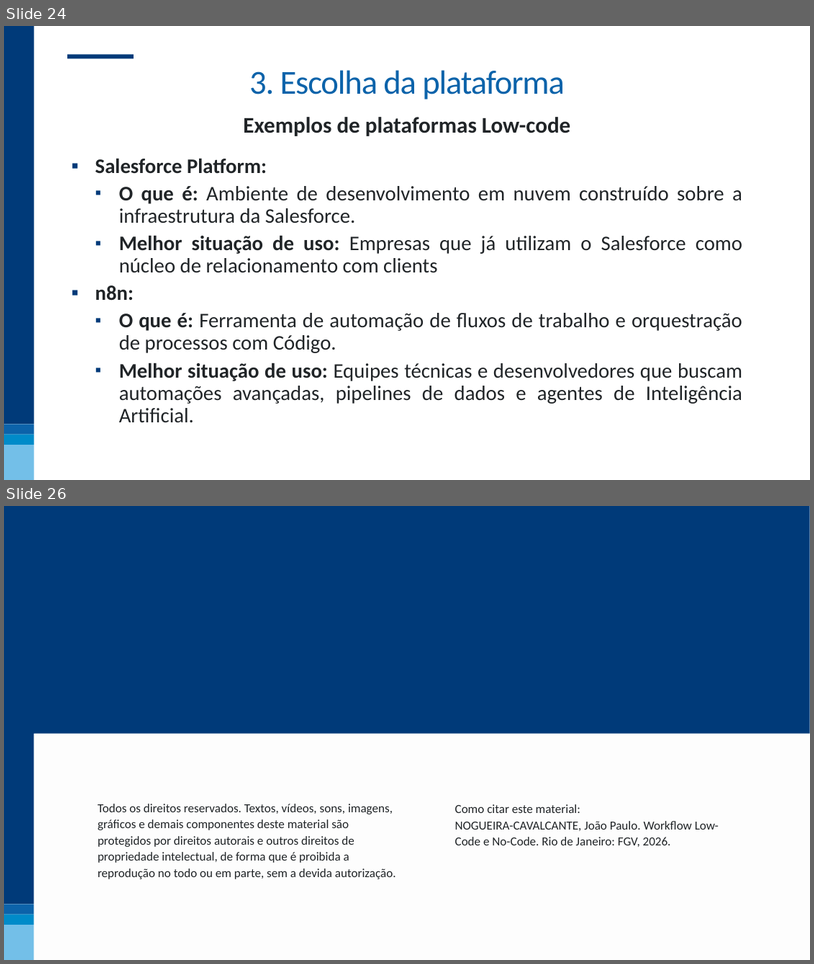
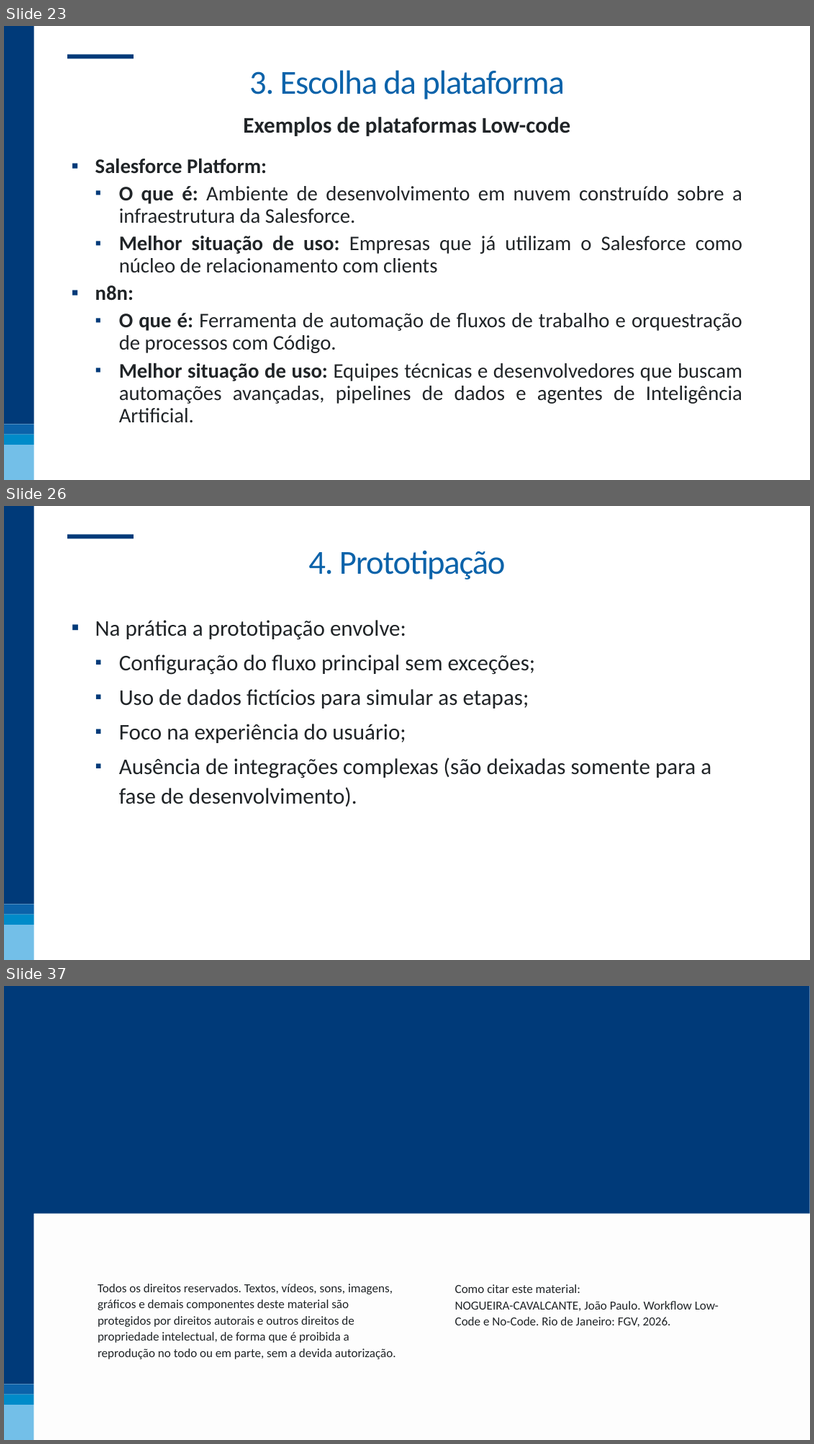
Before and after one commit to nogueira-cavalcante/FGV, a slide deck: Workflow Low-Code e No-Code/apresentações/01 - Workflow Low-code e No-code.pptx. Shown one above the other, each under a label of ours: slides 24 and 26 before the commit, slides 23, 26 and 37 after it; the slides between them are not shown. The pictures are 814x964 and 814x1444 pixels, drawn with LibreOffice and Linux fonts; fonts in the diff are those of the drawing; background and template pictures are left out. Boxes give left, top, right and bottom in pixels: in the first picture for what was removed or moved away, otherwise in the second. Text is boxed around its words. In the diff, an @@ line names an element or a change of style, - is before the commit and + after.

```diff
--- a/Workflow Low-Code e No-Code/apresentações/01 - Workflow Low-code e No-code.pptx
+++ b/Workflow Low-Code e No-Code/apresentações/01 - Workflow Low-code e No-code.pptx
@@ slide 26 added at (4,506,810,960), background #FFFFFF; not listed: 5 template elements that a slide beside it also shows @@
@@ title added at (309,550,506,579), 60 pt, text #0C63AA @@
+4. Prototipação
@@ text added at (95,620,712,806), 40 pt, text #202427 @@
+▪ Na prática a prototipação envolve:
+  ▪ Configuração do fluxo principal sem exceções;
+  ▪ Uso de dados fictícios para simular as etapas;
+  ▪ Foco na experiência do usuário;
+  ▪ Ausência de integrações complexas (são deixadas somente para a fase de desenvolvimento).
@@ what was slide 24 is now slide 23 @@
@@ what was slide 26 is now slide 37 @@
```
Also in this commit, not shown: 5 slides changed, 11 other slides added, 1 slide removed, 1 other file.
